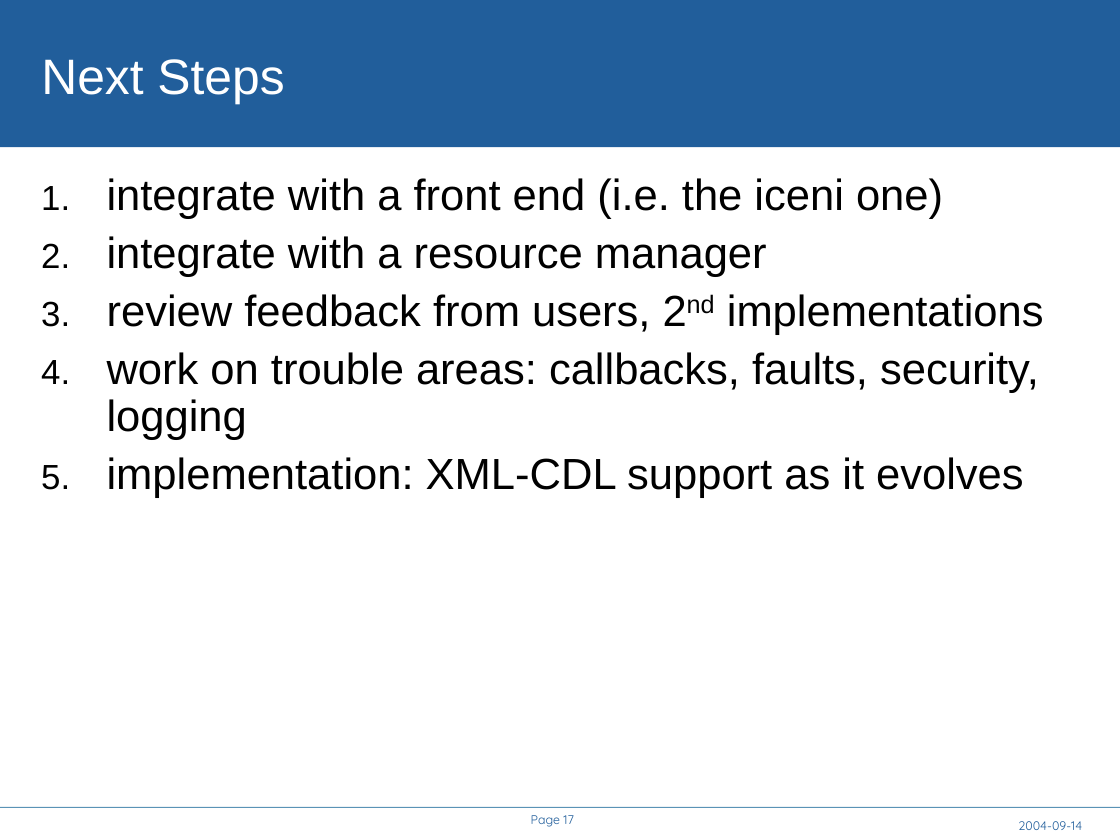
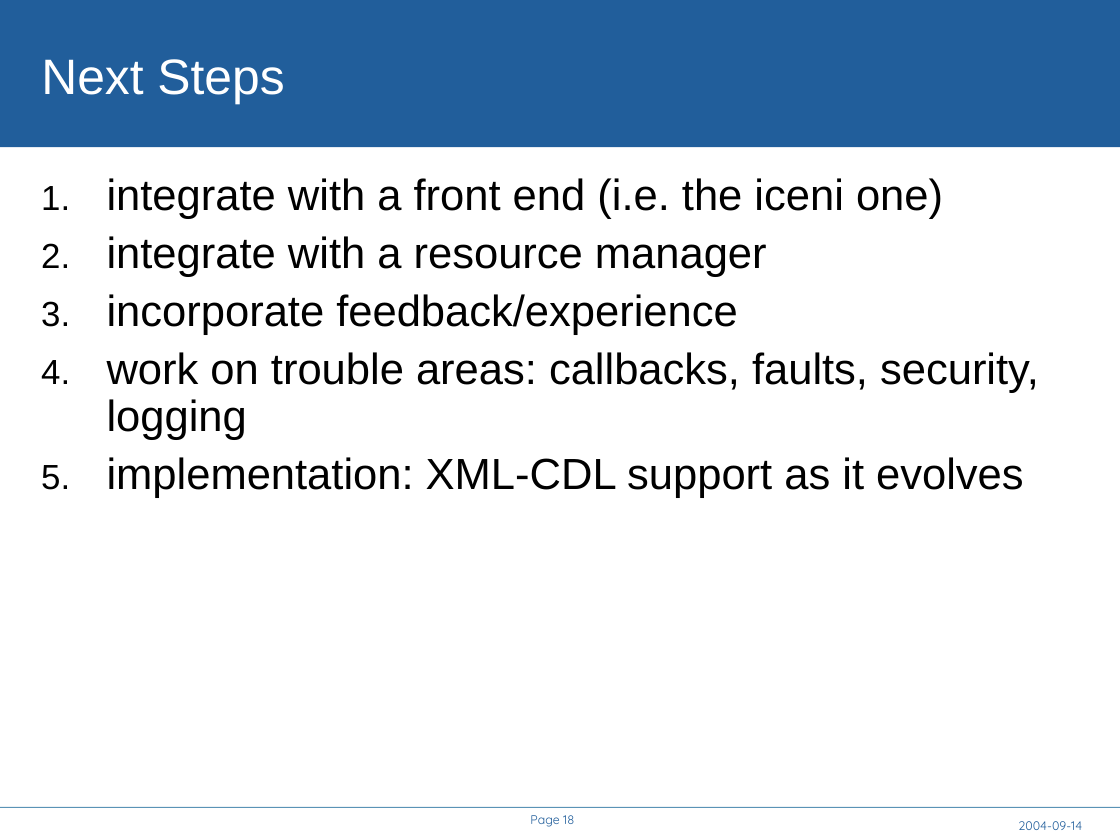
Before and after one commit to rhusar/smartfrog, a slide deck: slide 18 of core/components/cddlm/doc/A Service API for deployment.ppt (slide 17 before the commit). Drawn at 1120x840 pixels with LibreOffice and Linux fonts; fonts in the diff are those of the drawing; background and template pictures are left out. Boxes give left, top, right and bottom in pixels: in the first picture for what was removed or moved away, otherwise in the second. Text is boxed around its words. In the diff, an @@ line names an element or a change of style, - is before the commit and + after.

```diff
--- a/core/components/cddlm/doc/A Service API for deployment.ppt
+++ b/core/components/cddlm/doc/A Service API for deployment.ppt
@@ text at (107,294,738,335): text changed @@
-3. review feedback from users, 2nd implementations
+3. incorporate feedback/experience
@@ page number at (530,815,574,827): text changed @@
-Page 17
+Page 18
```
Also in this commit, not shown: 7 other slides changed, 2 slides added, 1 slide removed, 2 other files.
